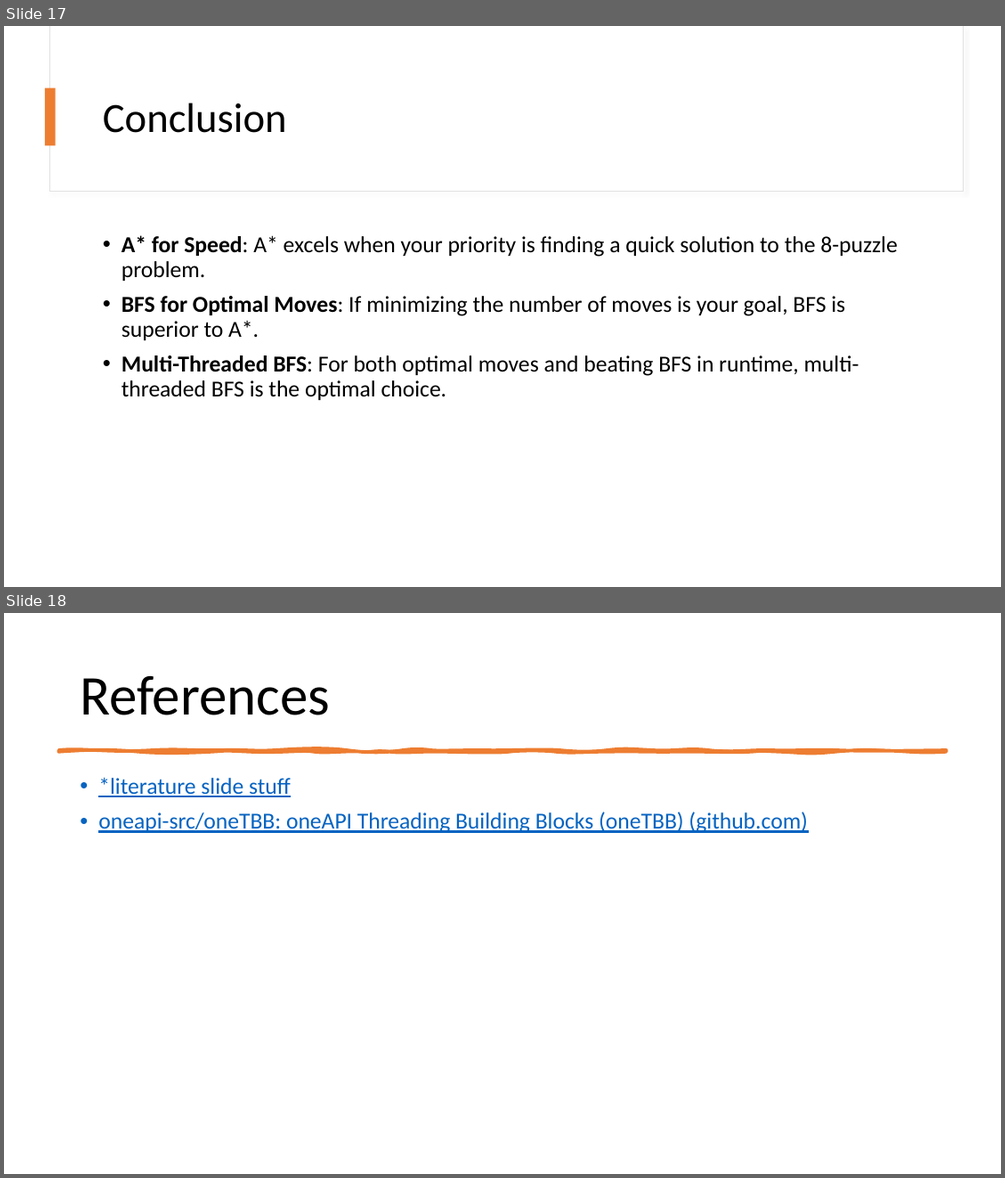
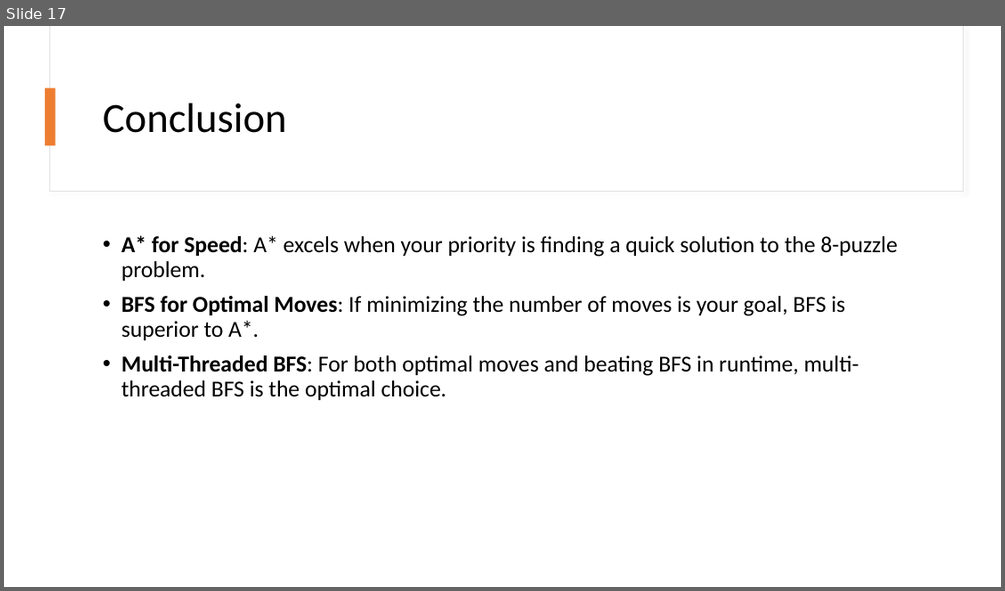
Before and after one commit to danieltebor/cs4306-course-project, a slide deck: docs/cs4306-course-project-presentation.pptx. Shown one above the other, each under a label of ours: slides 17 and 18 before the commit, slide 17 after it. The pictures are 1005x1178 and 1005x591 pixels, drawn with LibreOffice and Linux fonts; fonts in the diff are those of the drawing. Boxes give left, top, right and bottom in pixels: in the first picture for what was removed or moved away, otherwise in the second. Text is boxed around its words. In the diff, an @@ line names an element or a change of style, - is before the commit and + after.

```diff
--- a/docs/cs4306-course-project-presentation.pptx
+++ b/docs/cs4306-course-project-presentation.pptx
@@ slide 18 removed at box(4, 613, 1001, 1174), background #FFFFFF @@
@@ title removed at box(80, 676, 330, 715) @@
-References
@@ freeform shape removed at box(58, 750, 947, 751) @@
@@ text removed at box(98, 777, 808, 833) @@
-• *literature slide stuff
-• oneapi-src/oneTBB: oneAPI Threading Building Blocks (oneTBB) (github.com)
```
Also in this commit, not shown: 2 slides changed.
